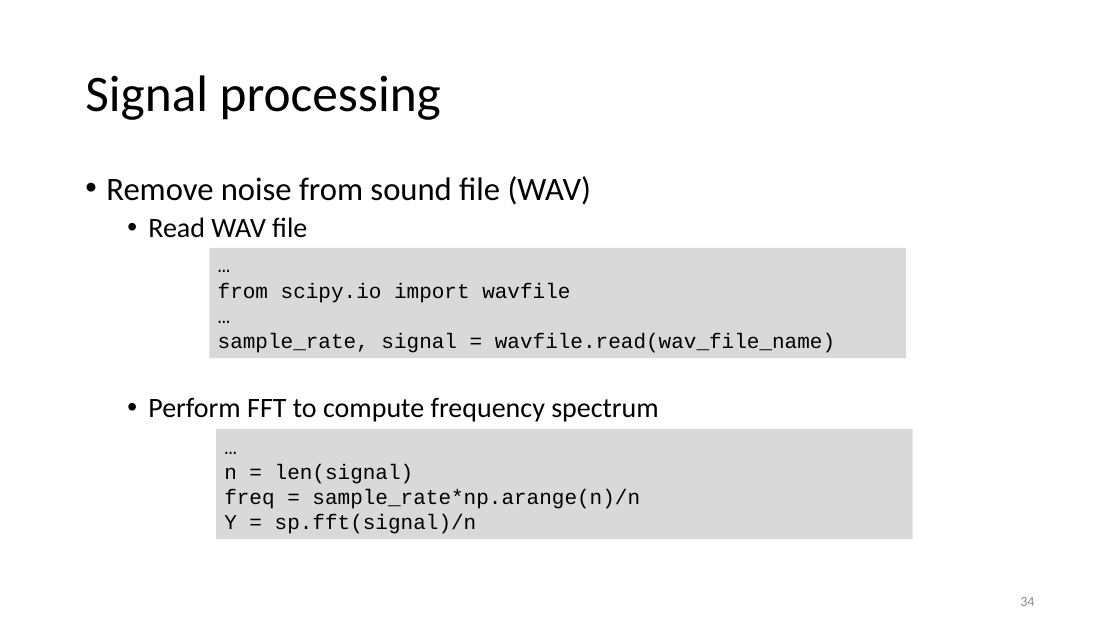
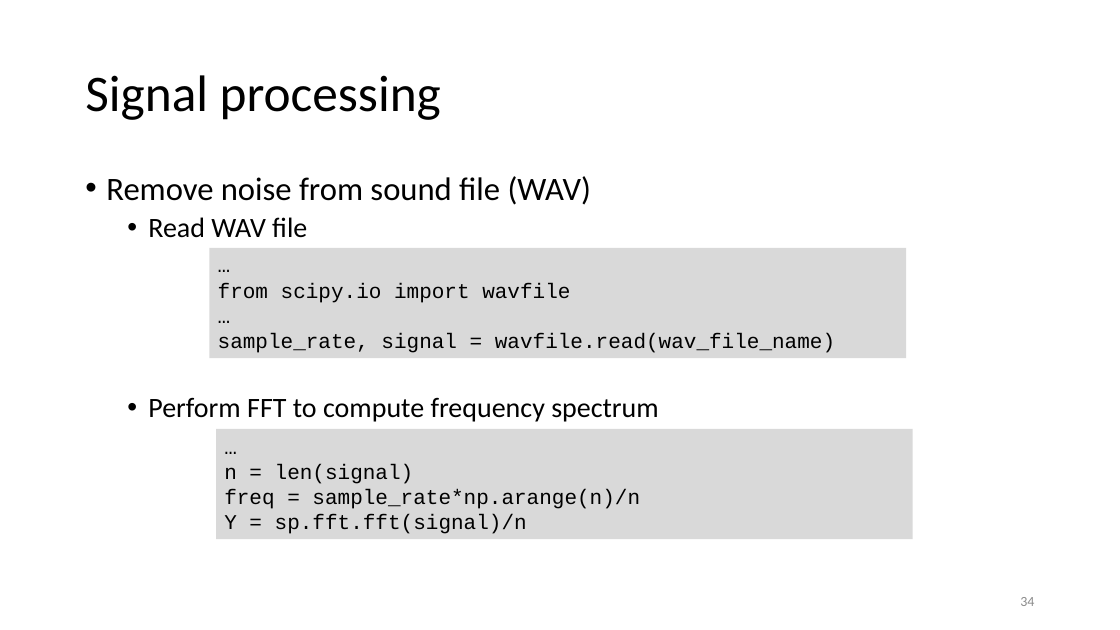
Before and after one commit to gjbex/Scientific-Python, a slide deck: slide 34 of scientific_python.pptx. Drawn at 1120x630 pixels with LibreOffice and Linux fonts; fonts in the diff are those of the drawing. Boxes give left, top, right and bottom in pixels: in the first picture for what was removed or moved away, otherwise in the second. Text is boxed around its words. In the diff, an @@ line names an element or a change of style, - is before the commit and + after.

```diff
--- a/scientific_python.pptx
+++ b/scientific_python.pptx
@@ text in rectangle at box(224, 514, 527, 534): text changed @@
-Y = sp.fft(signal)/n
+Y = sp.fft.fft(signal)/n
```
Also in this commit, not shown: 1 other slide changed.
